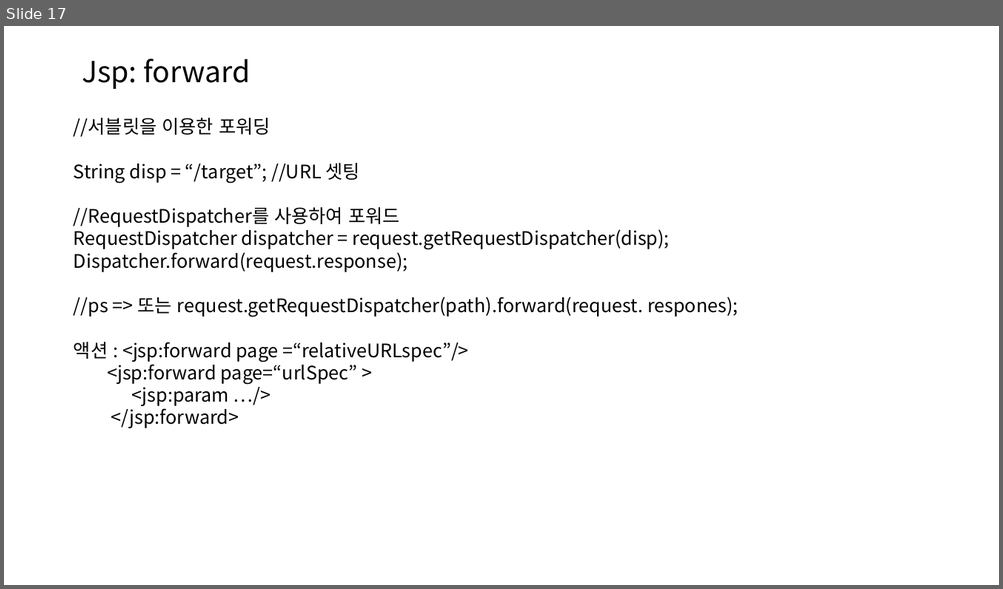
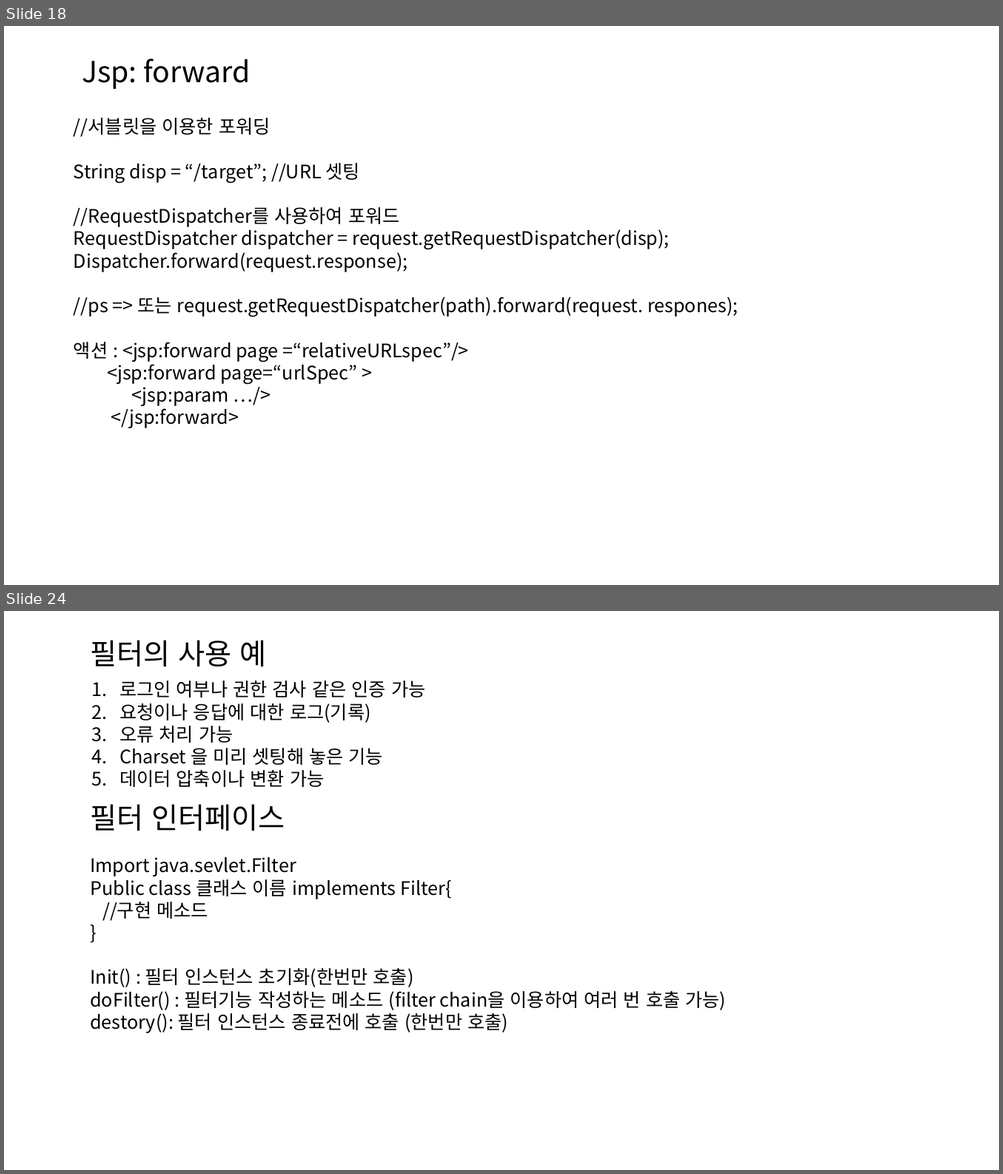
Before and after one commit to ChaeKyungChul/Document.File, a slide deck: 문서/자바/2024-03-06 java.pptx. Shown one above the other, each under a label of ours: slide 17 before the commit, slides 18 and 24 after it; the slides between them are not shown. The pictures are 1003x589 and 1003x1174 pixels, drawn with LibreOffice and Linux fonts; fonts in the diff are those of the drawing. Boxes give left, top, right and bottom in pixels: in the first picture for what was removed or moved away, otherwise in the second. Text is boxed around its words. In the diff, an @@ line names an element or a change of style, - is before the commit and + after.

```diff
--- a/문서/자바/2024-03-06 java.pptx
+++ b/문서/자바/2024-03-06 java.pptx
@@ slide 24 added at bbox=[4, 611, 999, 1170], background #FFFFFF @@
@@ text added at bbox=[90, 640, 266, 667], 28 pt, text #000000 @@
+필터의 사용 예
@@ text added at bbox=[119, 681, 425, 787], 18 pt, text #000000 @@
+1. 로그인 여부나 권한 검사 같은 인증 가능
+2. 요청이나 응답에 대한 로그(기록)
+3. 오류 처리 가능
+4. Charset 을 미리 셋팅해 놓은 기능
+5. 데이터 압축이나 변환 가능
@@ text added at bbox=[90, 804, 284, 831], 28 pt, text #000000 @@
+필터 인터페이스
@@ text added at bbox=[90, 857, 726, 1034], 18 pt, text #000000 @@
+Import java.sevlet.Filter
+Public class 클래스 이름 implements Filter{
+//구현 메소드
+}
+Init() : 필터 인스턴스 초기화(한번만 호출)
+doFilter() : 필터기능 작성하는 메소드 (filter chain을 이용하여 여러 번 호출 가능)
+destory(): 필터 인스턴스 종료전에 호출 (한번만 호출)
@@ what was slide 17 is now slide 18 @@
```
Also in this commit, not shown: 11 other slides added, 2 slides removed, 20 other files.
